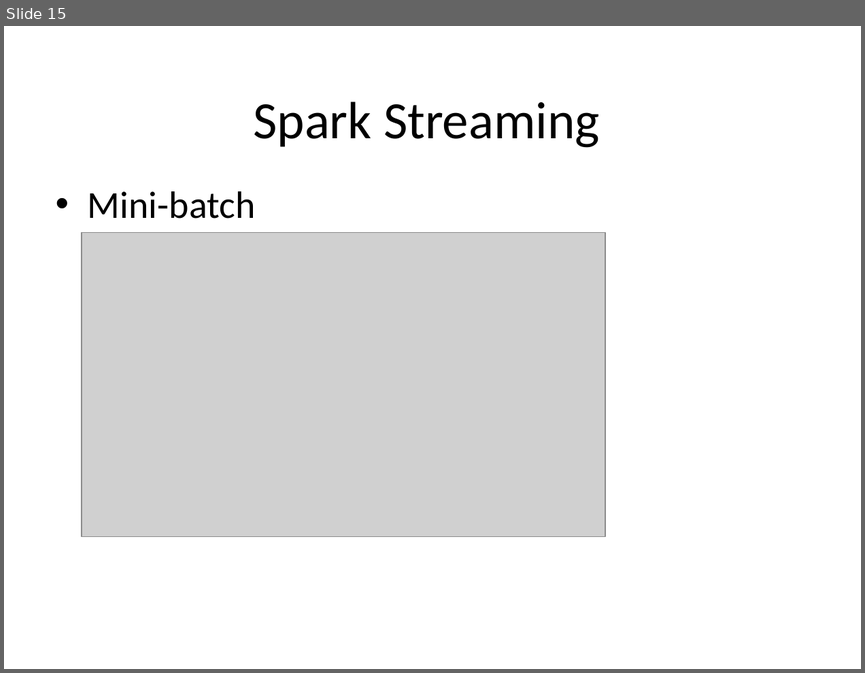
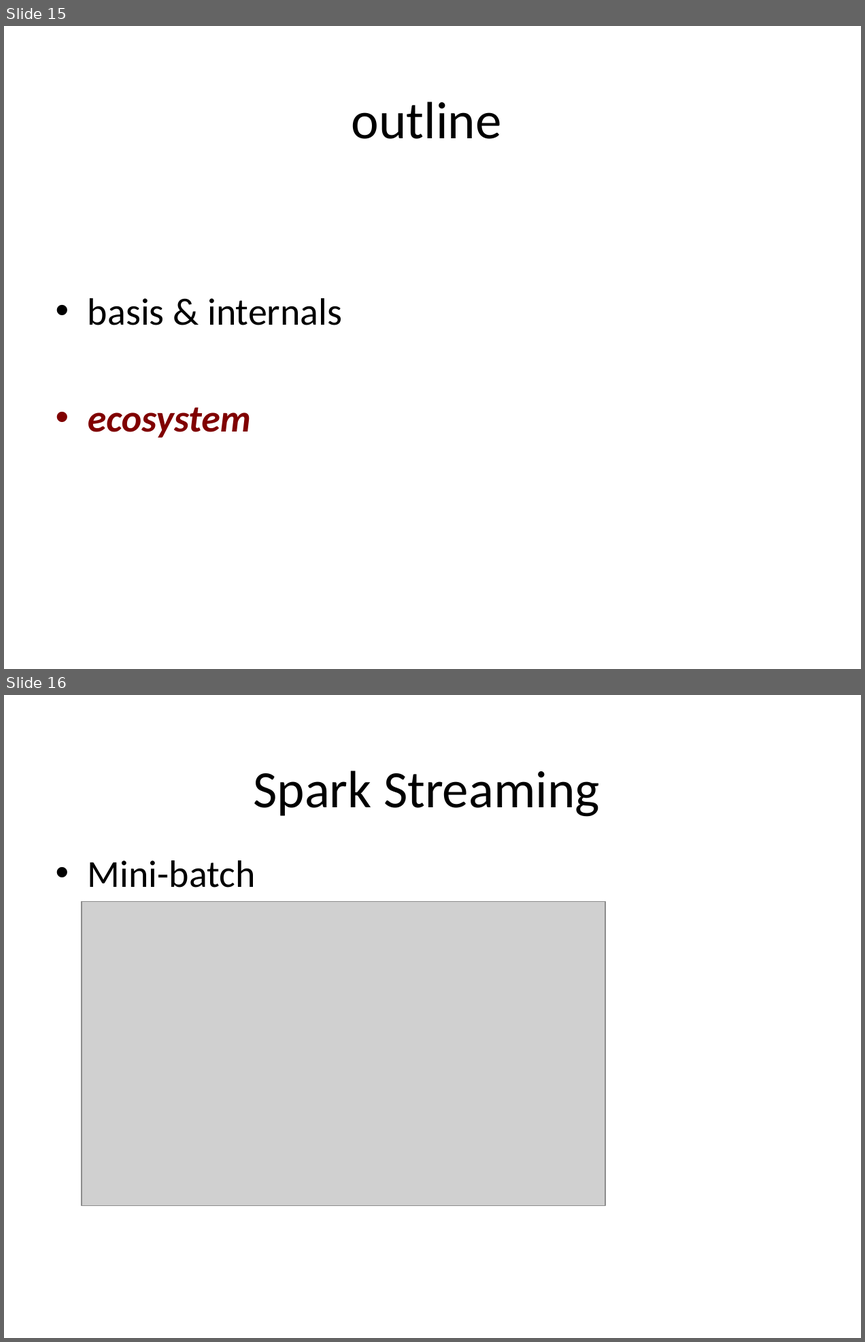
Before and after one commit to CrazyJvm/myslide, a slide deck: SACC2014/SACC2014.pptx. Shown one above the other, each under a label of ours: slide 15 before the commit, slides 15 and 16 after it. The pictures are 865x673 and 865x1342 pixels, drawn with LibreOffice and Linux fonts; fonts in the diff are those of the drawing; grey boxes stand for pictures; background and template pictures are left out. Boxes give left, top, right and bottom in pixels: in the first picture for what was removed or moved away, otherwise in the second. Text is boxed around its words. In the diff, an @@ line names an element or a change of style, - is before the commit and + after.

Commit message:
fix typo and add outline

```diff
--- a/SACC2014/SACC2014.pptx
+++ b/SACC2014/SACC2014.pptx
@@ slide 15 added at bbox=[4, 26, 861, 669], background #FFFFFF @@
@@ title added at bbox=[351, 101, 502, 139], 44 pt, text #000000 @@
+outline
@@ text added at bbox=[88, 298, 342, 437], 32 pt, text #000000 @@
+• basis & internals
+• ecosystem
@@ what was slide 15 is now slide 16 @@
```
Also in this commit, not shown: 2 slides changed.
